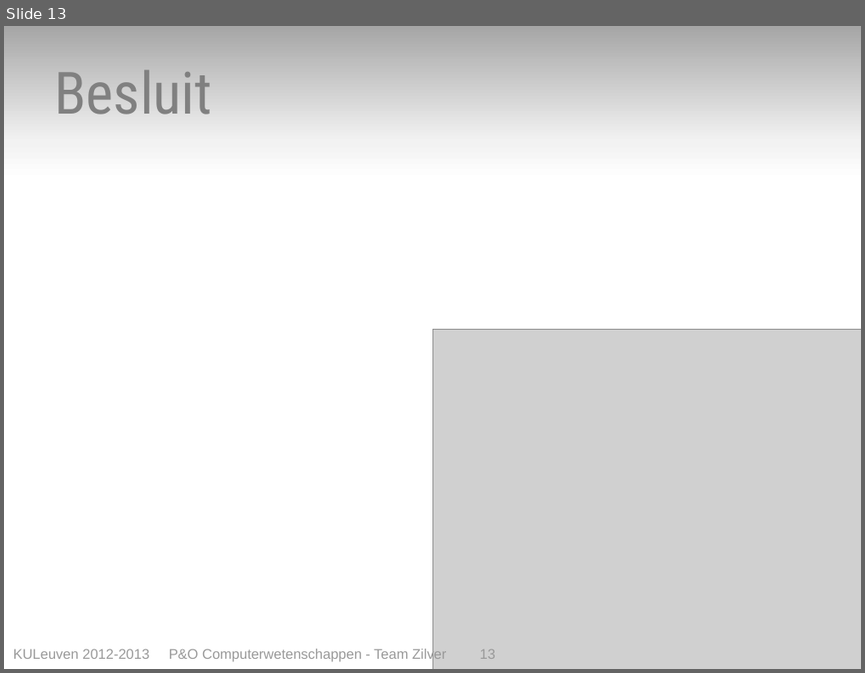
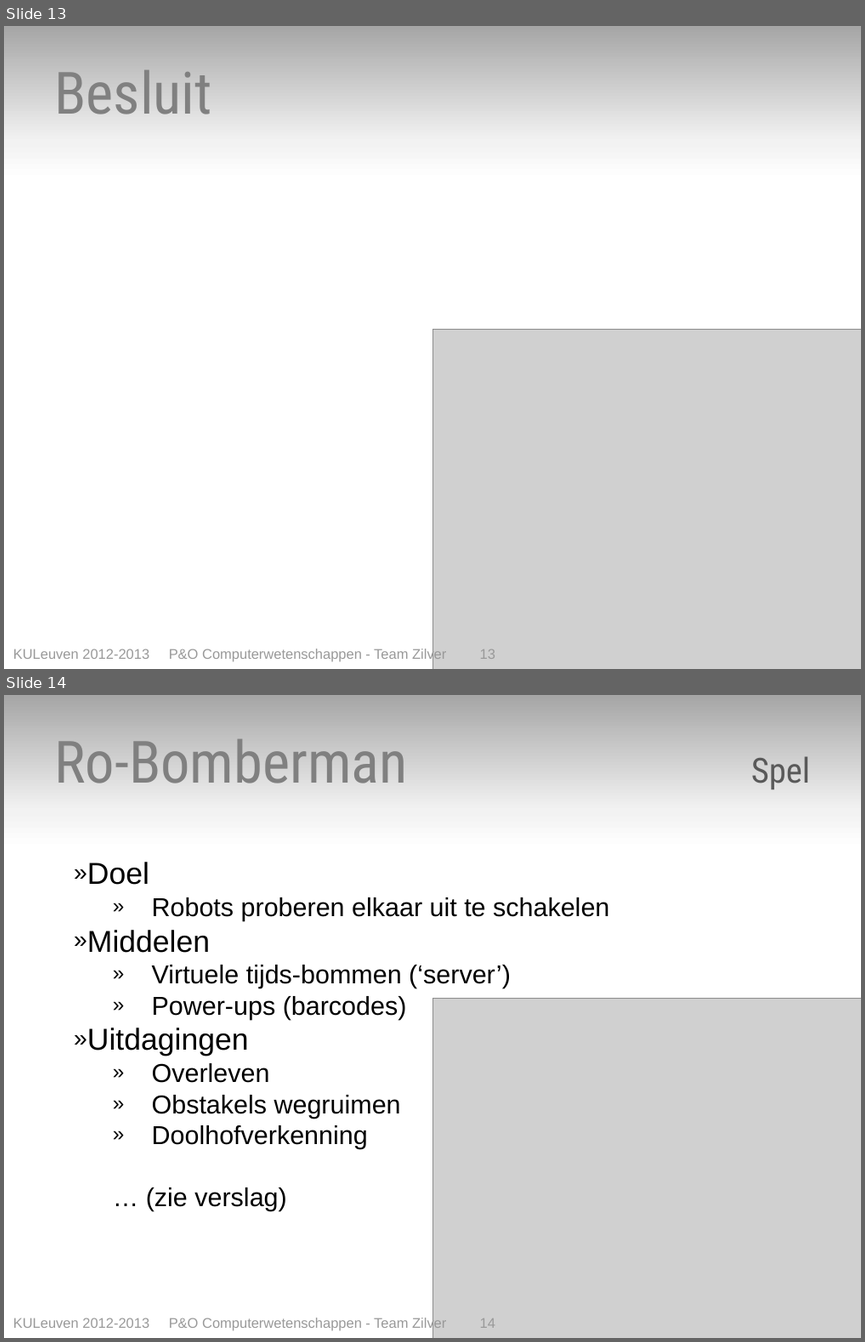
Before and after one commit to toonn/SilverSurfer, a slide deck: SilverSurferVerslag/Presentatie Eind/Presentatie eindverslag - team zilver.pptx. Shown one above the other, each under a label of ours: slide 13 before the commit, slides 13 and 14 after it. The pictures are 865x673 and 865x1342 pixels, drawn with LibreOffice and Linux fonts; fonts in the diff are those of the drawing; grey boxes stand for pictures. Boxes give left, top, right and bottom in pixels: in the first picture for what was removed or moved away, otherwise in the second. Text is boxed around its words. In the diff, an @@ line names an element or a change of style, - is before the commit and + after.

Commit message:
Ro-Bomberman toegevoegd aan presentatie

```diff
--- a/SilverSurferVerslag/Presentatie Eind/Presentatie eindverslag - team zilver.pptx
+++ b/SilverSurferVerslag/Presentatie Eind/Presentatie eindverslag - team zilver.pptx
@@ slide 14 added at bbox=[4, 695, 861, 1338], background gradient #A6A6A6 to #F2F2F2 to #FFFFFF @@
@@ text added at bbox=[54, 739, 810, 789], 54 pt, text #808080 @@
+Ro-Bomberman Spel
@@ text added at bbox=[87, 862, 609, 1211], 24 pt, text #000000 @@
+» Doel
+        » Robots proberen elkaar uit te schakelen
+    » Middelen
+        » Virtuele tijds-bommen (‘server’)
+        » Power-ups (barcodes)
+» Uitdagingen
+        » Overleven
+        » Obstakels wegruimen
+        » Doolhofverkenning
+        … (zie verslag)
@@ picture added at bbox=[433, 998, 861, 1338] @@
@@ text added at bbox=[13, 1316, 495, 1331], 13 pt, text #999999 @@
+KULeuven 2012-2013 P&O Computerwetenschappen - Team Zilver 14
```
Also in this commit, not shown: 1 slide changed, 2 other slides added.
